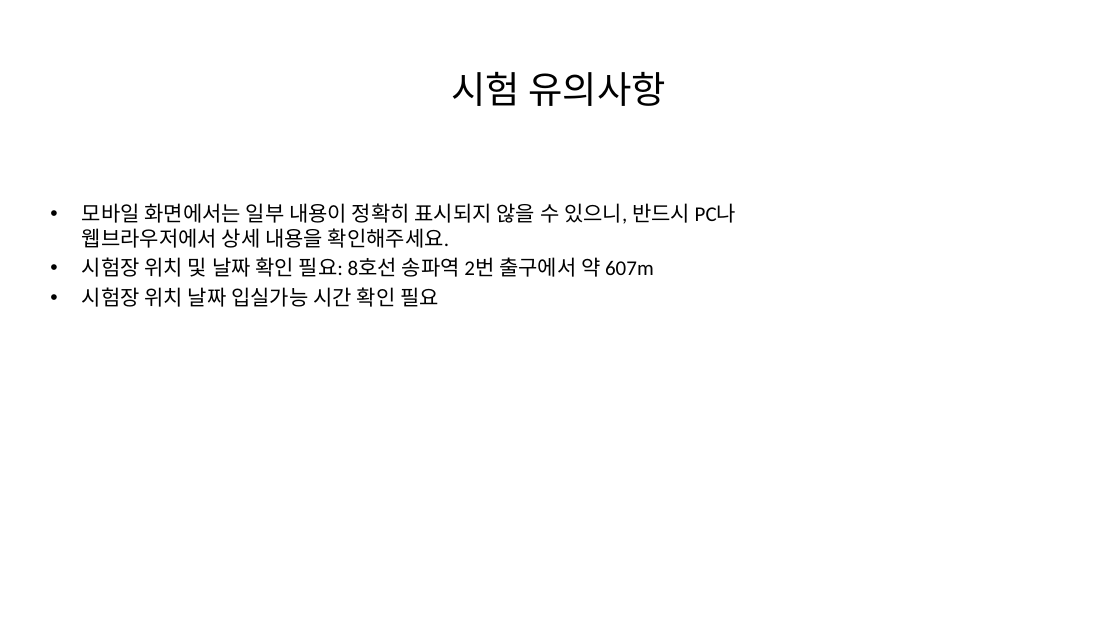
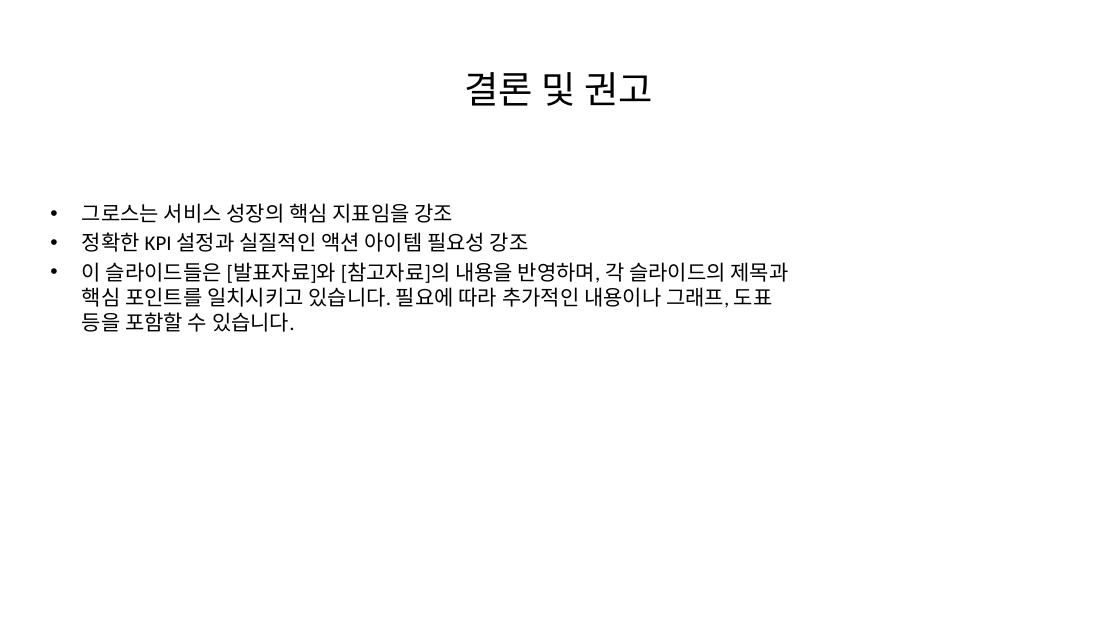
Before and after one commit to devna0111/FlowMate, a slide deck: slide 9 of uploads/pptx_sample.pptx (slide 3 before the commit). Drawn at 1120x630 pixels with LibreOffice and Linux fonts; fonts in the diff are those of the drawing. Boxes give left, top, right and bottom in pixels: in the first picture for what was removed or moved away, otherwise in the second. Text is boxed around its words. In the diff, an @@ line names an element or a change of style, - is before the commit and + after.

```diff
--- a/uploads/pptx_sample.pptx
+++ b/uploads/pptx_sample.pptx
@@ title at box(464, 72, 653, 106): text changed @@
-시험 유의사항
+결론 및 권고
@@ text at box(82, 203, 788, 332): text changed @@
-• 모바일 화면에서는 일부 내용이 정확히 표시되지 않을 수 있으니, 반드시 PC나 웹브라우저에서 상세 내용을 확인해주세요.
-• 시험장 위치 및 날짜 확인 필요: 8호선 송파역 2번 출구에서 약 607m
-• 시험장 위치 날짜 입실가능 시간 확인 필요
+• 그로스는 서비스 성장의 핵심 지표임을 강조
+• 정확한 KPI 설정과 실질적인 액션 아이템 필요성 강조
+• 이 슬라이드들은 [발표자료]와 [참고자료]의 내용을 반영하며, 각 슬라이드의 제목과 핵심 포인트를 일치시키고 있습니다. 필요에 따라 추가적인 내용이나 그래프, 도표 등을 포함할 수 있습니다.
```
Also in this commit, not shown: 2 other slides changed, 6 slides added, 5 slides removed, 2 other files.
